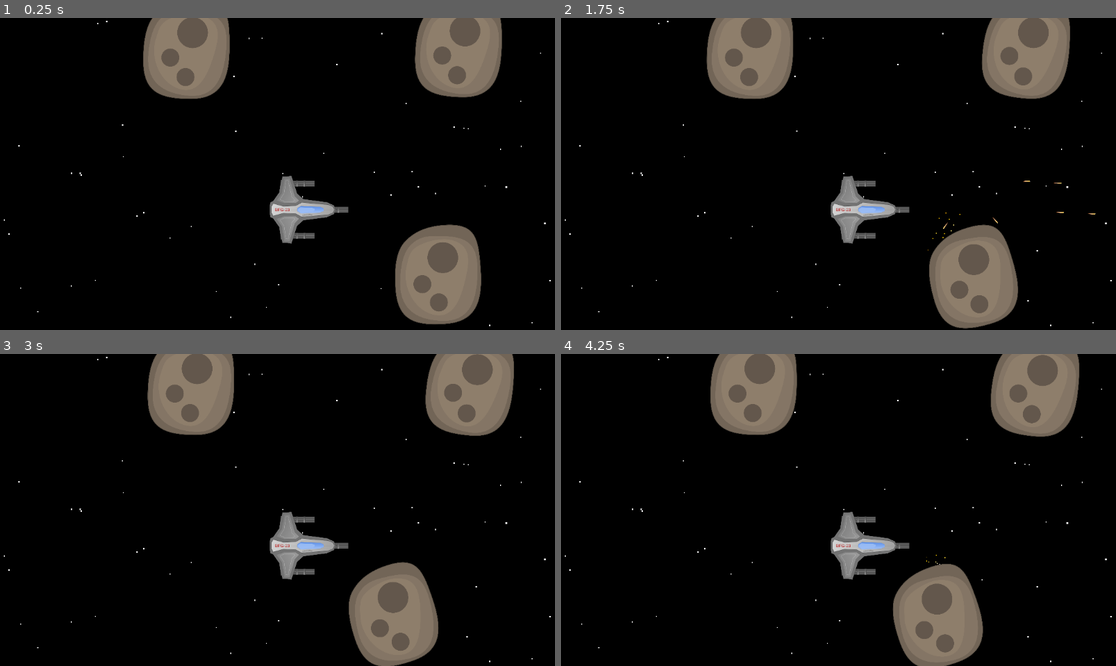
Above: before the commit, frames 1-4 (two rows, left to right).
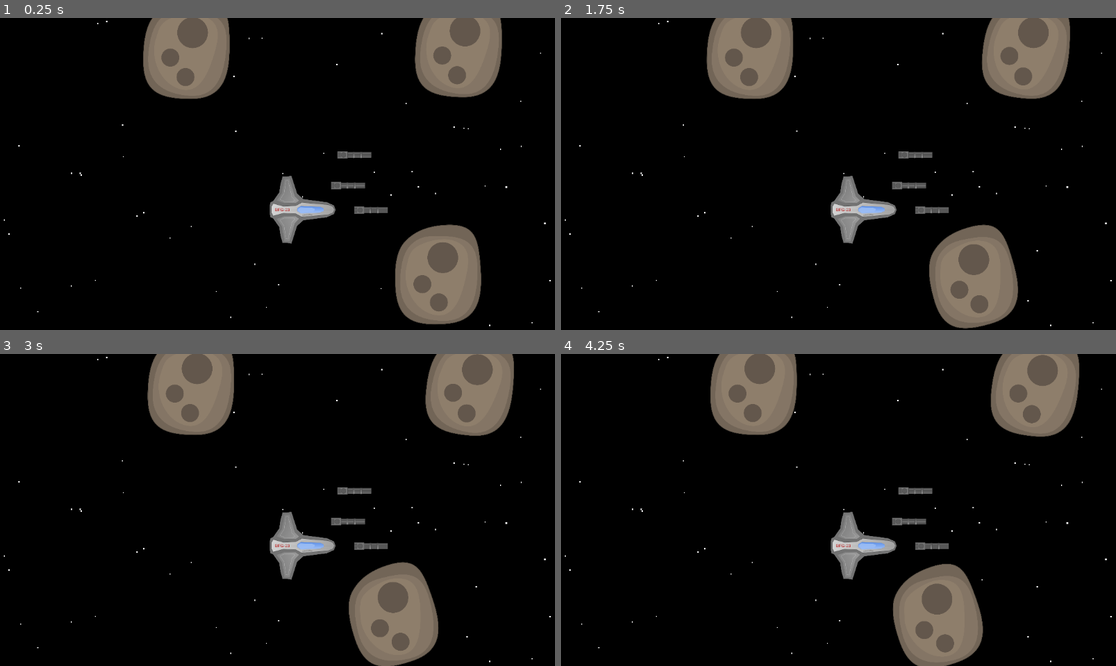
Above: after the commit, the same moments.

Repository: mkormout/graviton
Game: Godot game, scene res://world.tscn
Same seed, same stepped clock (60 frames per second), same inputs: the game is played once before the commit and once after it.
Inputs:
- Up to frame 1 (0.25 s): no input
- Up to frame 2 (1.75 s): tap Space at 0.77, 1.52 s
- Up to frame 3 (3 s): no input
- Up to frame 4 (4.25 s): tap Space at 3.02, 3.77 s

The runs differ from the first frame. In frame 1, 0.6% of the frame differs, in the area x 50-70%, y 42-72%; in frame 2, 0.6%, in the area x 50-97%, y 42-75%; in frame 3, 0.6%; in frame 4, 0.6%.
Error after the commit: Attempt to call function 'get_mount' in base 'null instance' on a null instance. (res://components/mountable-body.gd:6)

Commit message:
lasers

Diff:
--- a/world.gd
+++ b/world.gd
@@ -17,6 +17,6 @@
 	pass
 
 func mount_minigun():
-	$"Ship-bfg-23".mount_weapon($Minigun, "")
-	$"Ship-bfg-23".mount_weapon($Minigun2, "left")
-	$"Ship-bfg-23".mount_weapon($Minigun3, "right")
+	$"Ship-bfg-23".mount_weapon($Laser, "")
+	$"Ship-bfg-23".mount_weapon($Laser2, "left")
+	$"Ship-bfg-23".mount_weapon($Laser3, "right")
--- a/world.tscn
+++ b/world.tscn
@@ -1,9 +1,10 @@
-[gd_scene load_steps=6 format=3 uid="uid://cis3fbeacp7l1"]
+[gd_scene load_steps=7 format=3 uid="uid://cis3fbeacp7l1"]
 
 [ext_resource type="PackedScene" uid="uid://diqfcg5rnk5rq" path="res://prefabs/ship-bfg-23/ship-bfg-23.tscn" id="1_mdfo8"]
 [ext_resource type="Script" path="res://world.gd" id="1_pt5pr"]
 [ext_resource type="PackedScene" uid="uid://cwp2sgwkhew6n" path="res://prefabs/asteroid-medium-1.tscn" id="3_5lbjh"]
 [ext_resource type="PackedScene" uid="uid://chwvdyeaq44p4" path="res://prefabs/minigun/minigun.tscn" id="4_a3x8i"]
+[ext_resource type="PackedScene" uid="uid://qgbjdoeg1ce2" path="res://prefabs/laser/laser.tscn" id="5_lmqhq"]
 
 [sub_resource type="Curve" id="Curve_51lj4"]
 bake_resolution = 1000
@@ -65,7 +66,7 @@
 
 [node name="ColorRect" type="ColorRect" parent="."]
 z_index = -500
-anchors_preset = -1
+anchors_preset = 9
 anchor_bottom = 1.0
 offset_left = -15033.0
 offset_top = -12833.0
@@ -76,3 +77,14 @@
 color = Color(0, 0, 0, 1)
 
 [node name="Camera2D" type="Camera2D" parent="."]
+
+[node name="Laser" parent="." instance=ExtResource("5_lmqhq")]
+position = Vector2(-777, 384)
+
+[node name="Laser2" parent="." node_paths=PackedStringArray("barrel") instance=ExtResource("5_lmqhq")]
+position = Vector2(-777, 384)
+barrel = NodePath("../Laser/Barrel")
+
+[node name="Laser3" parent="." node_paths=PackedStringArray("barrel") instance=ExtResource("5_lmqhq")]
+position = Vector2(-777, 384)
+barrel = NodePath("../Laser/Barrel")
